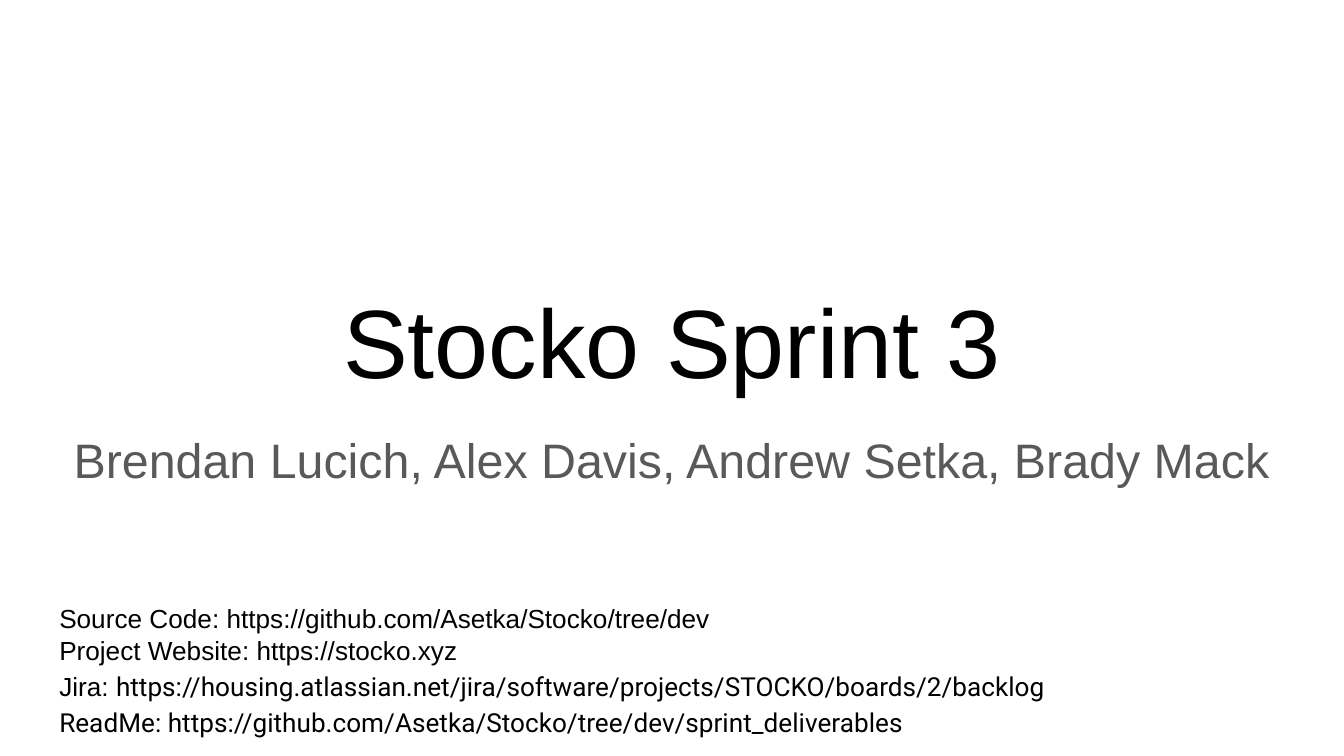
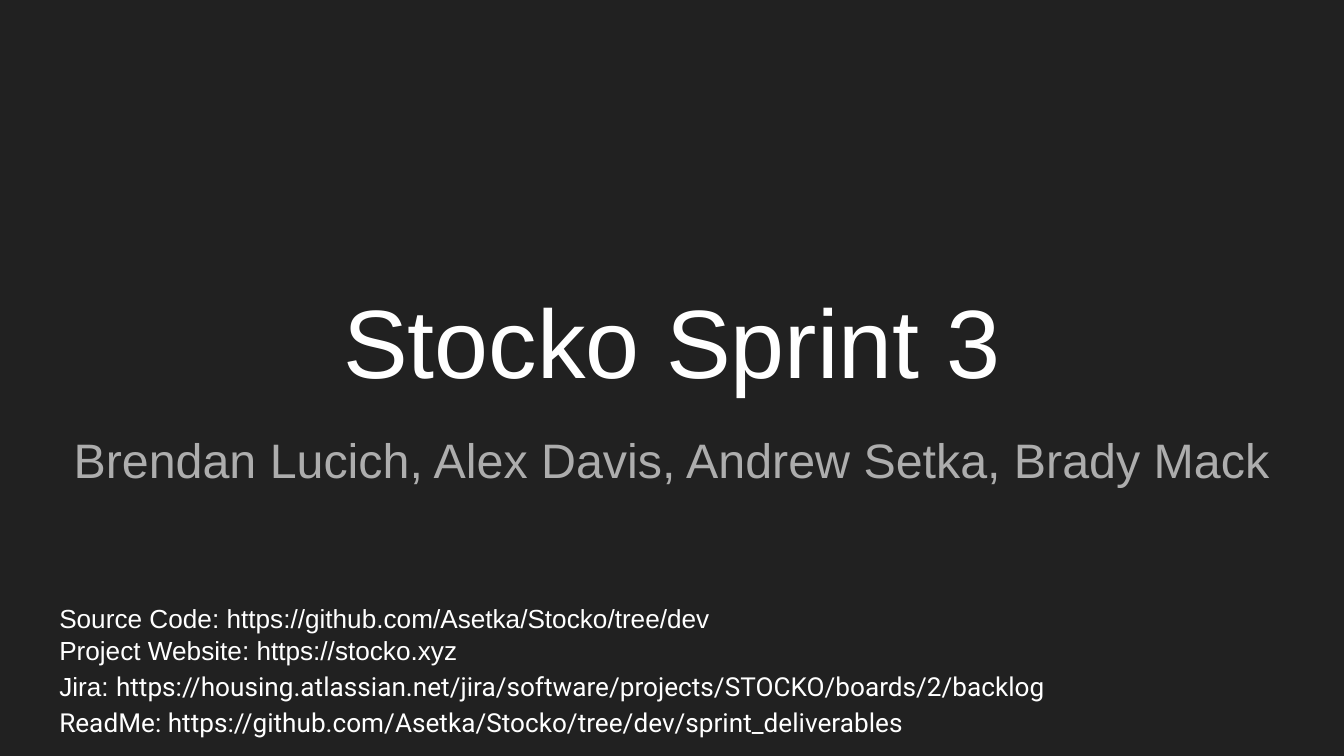
Before and after one commit to Asetka/Stocko, a slide deck: slide 1 of sprint_deliverables/Sprint3Deliverables/Stocko Sprint 3.pptx. Drawn at 1344x756 pixels with LibreOffice and Linux fonts; fonts in the diff are those of the drawing; background and template pictures are left out. Boxes give left, top, right and bottom in pixels: in the first picture for what was removed or moved away, otherwise in the second. Text is boxed around its words. In the diff, an @@ line names an element or a change of style, - is before the commit and + after.

```diff
--- a/sprint_deliverables/Sprint3Deliverables/Stocko Sprint 3.pptx
+++ b/sprint_deliverables/Sprint3Deliverables/Stocko Sprint 3.pptx
@@ background #FFFFFF to #212121 @@
@@ title "Stocko Sprint 3" at bbox=[343, 307, 1000, 395]: text colour #000000 to #FFFFFF @@
@@ subtitle "Brendan Lucich, Alex Davis, Andrew ..." at bbox=[74, 443, 1270, 488]: text colour #595959 to #ADADAD @@
@@ text "Source Code: https://github.com/Asetka/Stocko/tree/dev" at bbox=[59, 609, 1044, 738]: text colour #000000 to #FFFFFF @@
```
Also in this commit, not shown: 9 other slides changed, 1 slide added, 2 slides removed, 2 other files.
